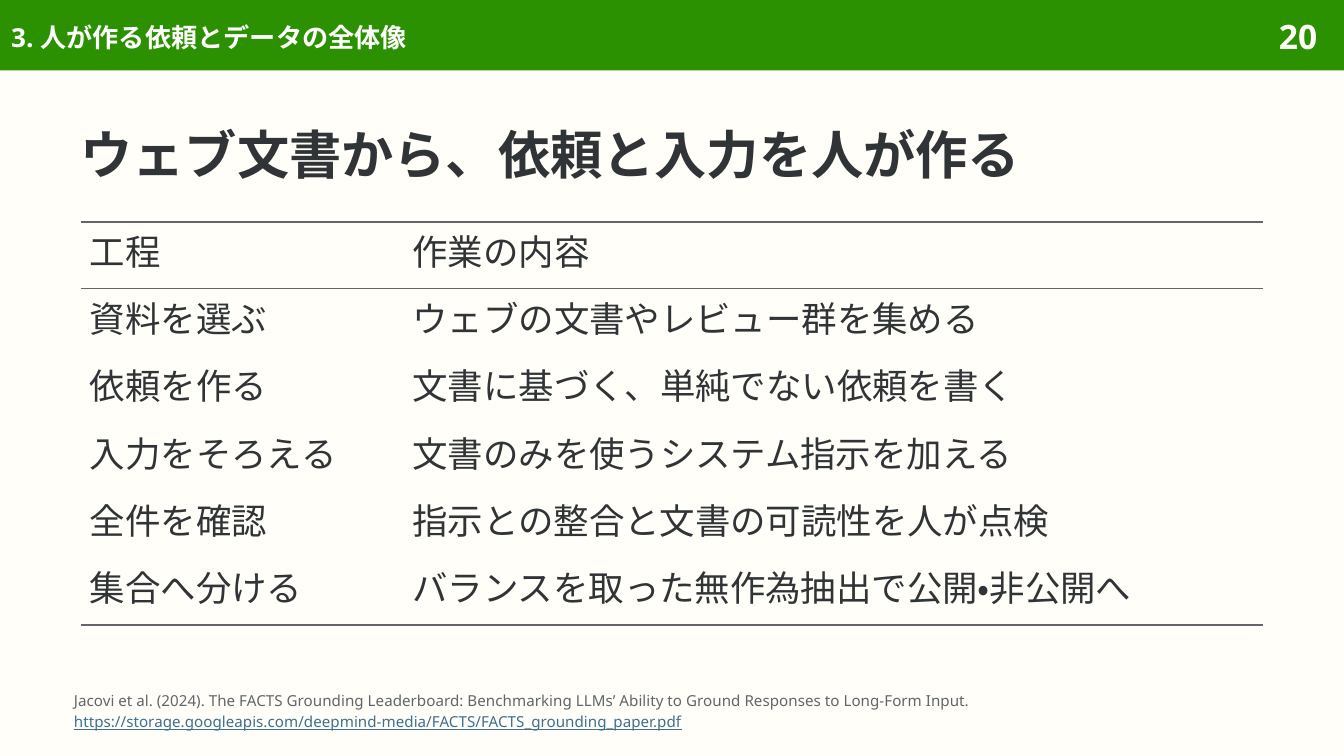
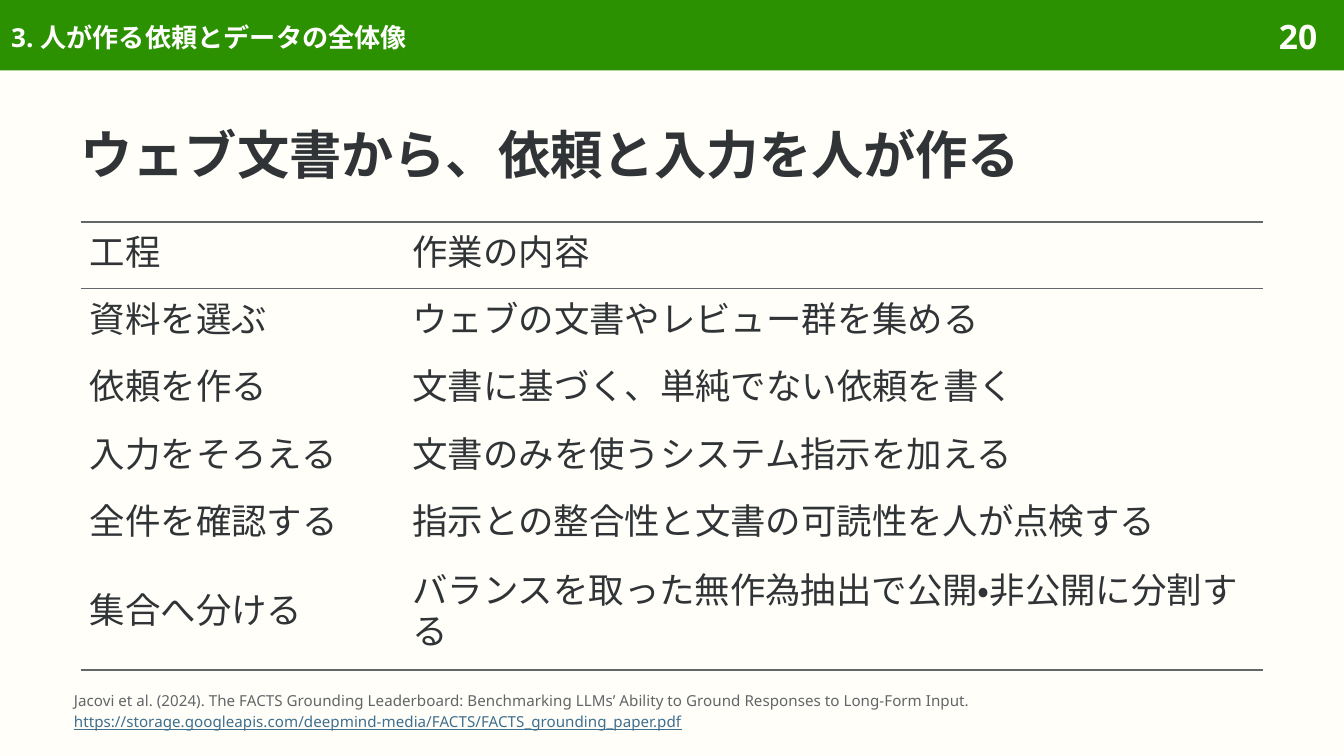
Before and after one commit to sasakiy84/datasets-in-10-minutes, a slide deck: slide 20 of slides/datasets-in-10-minutes-facts-grounding.pptx. Drawn at 1344x756 pixels with LibreOffice and Linux fonts; fonts in the diff are those of the drawing. Boxes give left, top, right and bottom in pixels: in the first picture for what was removed or moved away, otherwise in the second. Text is boxed around its words. In the diff, an @@ line names an element or a change of style, - is before the commit and + after.

```diff
--- a/slides/datasets-in-10-minutes-facts-grounding.pptx
+++ b/slides/datasets-in-10-minutes-facts-grounding.pptx
@@ table at [81,222,1263,669] @@
-row 5, column 1: 全件を確認
+row 5, column 1: 全件を確認する
-row 5, column 2: 指示との整合と文書の可読性を人が点検
+row 5, column 2: 指示との整合性と文書の可読性を人が点検する
-row 6, column 2: バランスを取った無作為抽出で公開・非公開へ
+row 6, column 2: バランスを取った無作為抽出で公開・非公開に分割する
```
Also in this commit, not shown: 16 other slides changed, 7 other files.
